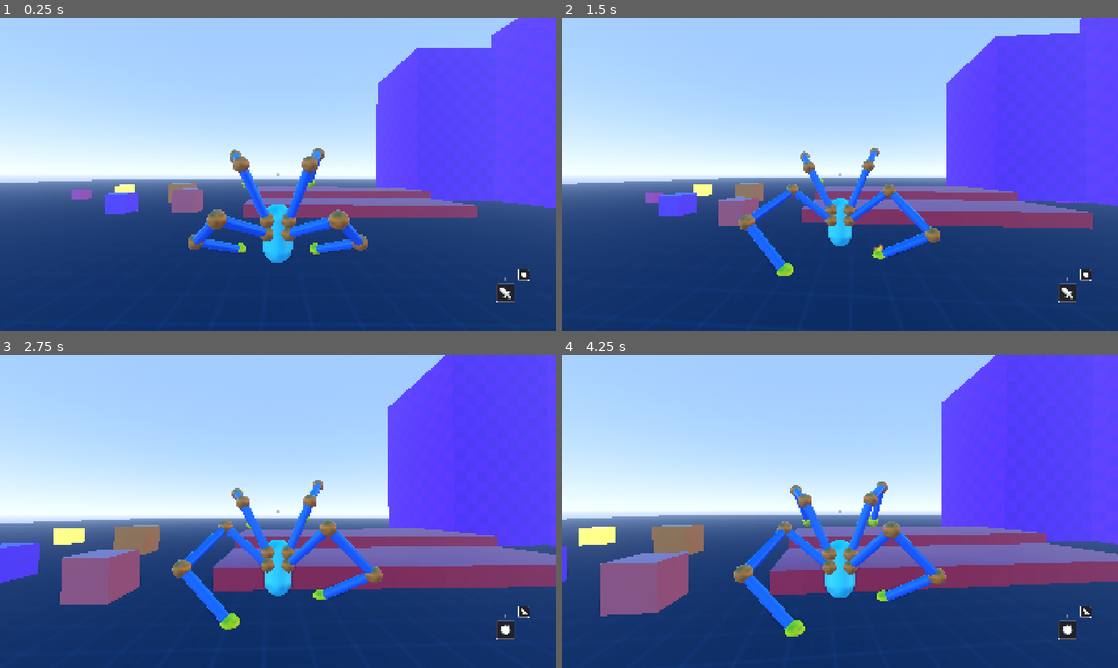
Above: before the commit, frames 1-4 (two rows, left to right).
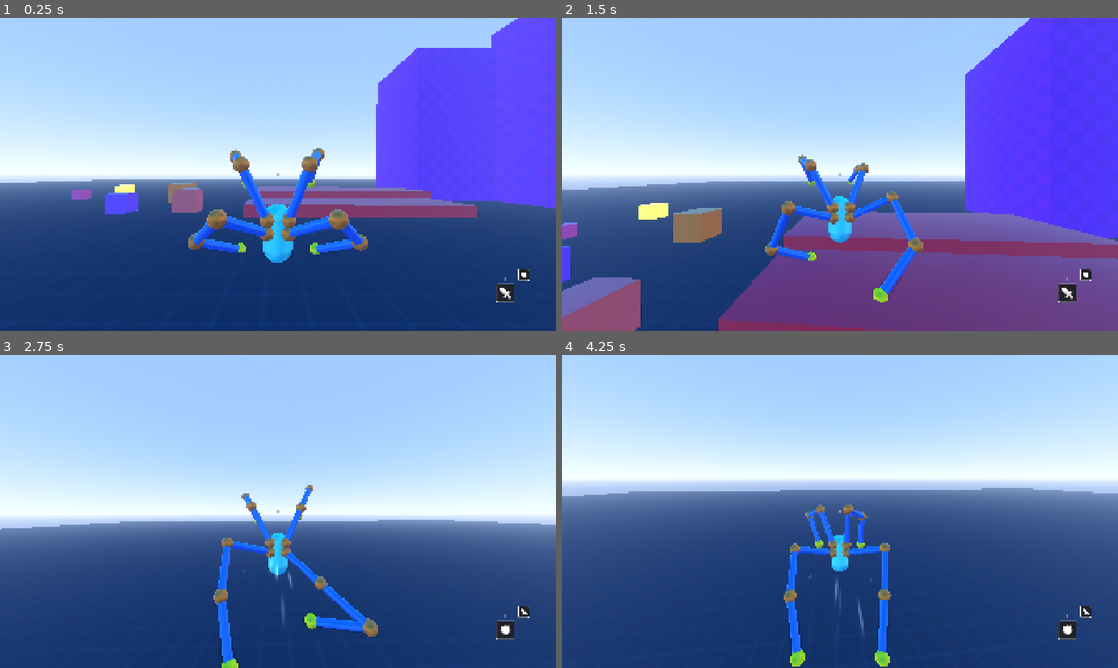
Above: after the commit, the same moments.

Repository: lliamsymonds04/doc-oc
Game: Godot game, scene res://main.tscn
Two runs of this game, one before a commit and one after it. Both use one fixed random seed, a clock stepped at 60 frames per second and the inputs below.
Inputs (mouse positions are in pixels of both pictures, inside the frame that each line leads up to):
- Up to frame 1 (0.25 s): no input
- Up to frame 2 (1.5 s): move the mouse to (867, 174) at 0.52 s; hold W (forward) from 0.53 s (still down); tap Space (jump) at 0.6, 0.77, 1.07 s; move the mouse to (812, 174) at 1.27 s; click (812, 174) at 1.35 s
- Up to frame 3 (2.75 s): keep holding W (forward); tap Space (jump) at 1.52, 1.55, 1.82, 2.3 s; move the mouse to (289, 505) at 2.02 s; hold R (mode-switch) from 2.03 s (still down)
- Up to frame 4 (4.25 s): keep holding W (forward); move the mouse to (834, 517) at 2.77 s; release R (mode-switch) at 2.78 s; right-click (834, 517) at 2.85 s; tap Space (jump) at 3.02, 3.05, 3.32, 3.77, 3.8, 4.07 s; move the mouse to (878, 514) at 3.52 s; hold Shift (sprint) from 3.53 s (still down)

The runs differ from the first frame. In frame 1, 0.1% of the frame differs, in the area x 6-76%, y 41-75%; in frame 2, 36%; in frame 3, 35%; in frame 4, 49%, in the area x 0-100%, y 0-100%.
Error before the commit: Parse Error: Preload file "res://assets/vfx/dash_particles.tscn" does not exist. (res://systems/player/config/jump_config.gd:26)

Commit message:
feat: improved vfx for dash and logic

Diff:
--- /dev/null
+++ b/assets/vfx/dash_trail.tscn
@@ -0,0 +1,139 @@
+[gd_scene format=3 uid="uid://20k0tsilfa42"]
+
+[ext_resource type="Texture2D" uid="uid://bma5gmd0nqcsc" path="res://assets/textures/trace_07_a.png" id="1_trace"]
+[ext_resource type="Texture2D" uid="uid://c2l3e7japhrgi" path="res://assets/textures/circle_05_a.png" id="3_fg5j0"]
+[ext_resource type="Script" uid="uid://biu8nxtfrxlje" path="res://assets/vfx/dash_trail_vfx.gd" id="4_dashvfx"]
+
+[sub_resource type="StandardMaterial3D" id="StandardMaterial3D_trail"]
+transparency = 1
+blend_mode = 1
+cull_mode = 2
+shading_mode = 0
+vertex_color_use_as_albedo = true
+albedo_texture = ExtResource("1_trace")
+billboard_keep_scale = true
+
+[sub_resource type="Curve" id="Curve_fg5j0"]
+_data = [Vector2(0, 0.76527834), 0.0, 0.0, 0, 0, Vector2(1, 0), 0.0, 0.0, 0, 0]
+point_count = 2
+
+[sub_resource type="CurveTexture" id="CurveTexture_kcg4j"]
+curve = SubResource("Curve_fg5j0")
+
+[sub_resource type="Gradient" id="Gradient_trail"]
+offsets = PackedFloat32Array(0, 0.35, 1)
+colors = PackedColorArray(1.8247963, 1.8247963, 1.8247963, 1, 0.8862745, 1, 1, 1, 0.9098039, 1, 1, 0)
+
+[sub_resource type="GradientTexture1D" id="GradientTexture1D_trail"]
+gradient = SubResource("Gradient_trail")
+use_hdr = true
+
+[sub_resource type="Curve" id="Curve_kcg4j"]
+_limits = [0.0, 2.0, 0.0, 1.0]
+_data = [Vector2(0, 2), 0.0, 0.0, 0, 0, Vector2(1, 0), 0.0, 0.0, 0, 0]
+point_count = 2
+
+[sub_resource type="CurveTexture" id="CurveTexture_fg5j0"]
+curve = SubResource("Curve_kcg4j")
+
+[sub_resource type="Curve" id="Curve_trail"]
+_data = [Vector2(0, 1), 0.0, 0.0, 0, 0, Vector2(0.5, 1), 0.0, 0.0, 0, 0, Vector2(1, 0), 0.0, 0.0, 0, 0]
+point_count = 3
+
+[sub_resource type="CurveTexture" id="CurveTexture_trail"]
+curve = SubResource("Curve_trail")
+
+[sub_resource type="ParticleProcessMaterial" id="ParticleProcessMaterial_trail"]
+resource_local_to_scene = true
+particle_flag_align_y = true
+emission_shape = 1
+emission_sphere_radius = 1.0
+direction = Vector3(0, 1, 0)
+spread = 0.0
+initial_velocity_min = 10.0
+initial_velocity_max = 12.0
+gravity = Vector3(0, 0, 0)
+damping_min = 5.0
+damping_max = 5.0
+scale_min = 0.9
+scale_curve = SubResource("CurveTexture_trail")
+color_ramp = SubResource("GradientTexture1D_trail")
+alpha_curve = SubResource("CurveTexture_kcg4j")
+emission_curve = SubResource("CurveTexture_fg5j0")
+
+[sub_resource type="QuadMesh" id="QuadMesh_trail"]
+size = Vector2(0.35, 2)
+
+[sub_resource type="StandardMaterial3D" id="StandardMaterial3D_2stcf"]
+transparency = 1
+blend_mode = 1
+shading_mode = 0
+vertex_color_use_as_albedo = true
+albedo_texture = ExtResource("3_fg5j0")
+billboard_mode = 1
+billboard_keep_scale = true
+
+[sub_resource type="Curve" id="Curve_2stcf"]
+_data = [Vector2(0, 1), 0.0, 0.0, 0, 0, Vector2(1, 0), 0.0, 0.0, 0, 0]
+point_count = 2
+
+[sub_resource type="CurveTexture" id="CurveTexture_2stcf"]
+curve = SubResource("Curve_2stcf")
+
+[sub_resource type="Curve" id="Curve_acn34"]
+_limits = [0.0, 2.0, 0.0, 1.0]
+_data = [Vector2(0, 2), 0.0, 0.0, 0, 0, Vector2(1, 0.7096431), 0.0, 0.0, 0, 0]
+point_count = 2
+
+[sub_resource type="CurveTexture" id="CurveTexture_f8rb0"]
+curve = SubResource("Curve_acn34")
+
+[sub_resource type="Curve" id="Curve_f8rb0"]
+_data = [Vector2(0, 1), 0.0, 0.0, 0, 0, Vector2(1e-05, 0.64702755), 0.0, 0.0, 0, 0, Vector2(0.3641784, 0.9769092), 0.0, 0.0, 0, 0, Vector2(0.99999, 0), 0.0, 0.0, 0, 0, Vector2(1, 1), 0.0, 0.0, 0, 0]
+point_count = 5
+
+[sub_resource type="CurveTexture" id="CurveTexture_vaqsx"]
+curve = SubResource("Curve_f8rb0")
+
+[sub_resource type="ParticleProcessMaterial" id="ParticleProcessMaterial_fg5j0"]
+particle_flag_align_y = true
+direction = Vector3(0, 1, 0)
+spread = 180.0
+initial_velocity_min = 5.0
+initial_velocity_max = 6.0
+gravity = Vector3(0, 0, 0)
+scale_min = 0.39999998
+scale_max = 0.5
+scale_curve = SubResource("CurveTexture_vaqsx")
+alpha_curve = SubResource("CurveTexture_2stcf")
+emission_curve = SubResource("CurveTexture_f8rb0")
+
+[sub_resource type="QuadMesh" id="QuadMesh_2stcf"]
+
+[node name="DashTrail" type="Node3D" unique_id=1226604566]
+script = ExtResource("4_dashvfx")
+
+[node name="Lines" type="GPUParticles3D" parent="." unique_id=155278300]
+transform = Transform3D(1, 0, 0, 0, 1, 0, 0, 0, 1, 0, 1.0543873, 0)
+material_override = SubResource("StandardMaterial3D_trail")
+emitting = false
+amount = 4
+lifetime = 0.6
+one_shot = true
+explosiveness = 0.63
+randomness = 0.15
+fixed_fps = 0
+local_coords = true
+process_material = SubResource("ParticleProcessMaterial_trail")
+draw_pass_1 = SubResource("QuadMesh_trail")
+
+[node name="Dots" type="GPUParticles3D" parent="." unique_id=1694042636]
+transform = Transform3D(1, 0, 0, 0, 1, 0, 0, 0, 1, 0, 1.0159974, 0)
+material_override = SubResource("StandardMaterial3D_2stcf")
+emitting = false
+lifetime = 0.3
+one_shot = true
+explosiveness = 1.0
+fixed_fps = 0
+process_material = SubResource("ParticleProcessMaterial_fg5j0")
+draw_pass_1 = SubResource("QuadMesh_2stcf")
--- /dev/null
+++ b/assets/vfx/dash_trail_vfx.gd
@@ -0,0 +1,16 @@
+class_name DashTrailVFX
+extends OneShotVFX
+
+@onready var _lines: GPUParticles3D = $Lines
+
+
+## direction: world-space unit vector the dash travels along
+func play(direction: Vector3) -> void:
+	var material := _lines.process_material as ParticleProcessMaterial
+	if material:
+		# the emitters live in local space, so convert before writing
+		var world_dir := direction.normalized()
+		assert(not world_dir.is_zero_approx(), "DashTrailVFX.play needs a non-zero direction")
+		material.direction = _lines.global_basis.inverse() * world_dir
+
+	restart_emitters()
--- a/assets/vfx/impact_vfx.gd
+++ b/assets/vfx/impact_vfx.gd
@@ -1,7 +1,5 @@
 class_name ImpactVFX
-extends Node3D
-
-var _particles: Array[GPUParticles3D] = []
+extends OneShotVFX
 
 
 func play(global_pos: Vector3, normal := Vector3.UP) -> void:
@@ -23,14 +21,4 @@
 	else:
 		global_basis = Basis.IDENTITY
 
-	reset_physics_interpolation()
-
-	for p in _particles:
-		p.restart()
-
-
-func _ready() -> void:
-	for child in find_children("*", "GPUParticles3D", true, false):
-		var p := child as GPUParticles3D
-		p.emitting = false
-		_particles.append(p)
+	restart_emitters()
--- /dev/null
+++ b/assets/vfx/oneshot_vfx.gd
@@ -0,0 +1,21 @@
+class_name OneShotVFX
+extends Node3D
+
+## Particle emitters owned by this effect's scene, cached on ready.
+## Scene scripts call restart_emitters(); the caller never touches the children.
+var _emitters: Array[GPUParticles3D] = []
+
+
+func _ready() -> void:
+	# one-shot emitters must start idle, in case the scene was saved mid-burst
+	for child in find_children("*", "GPUParticles3D", true, false):
+		var emitter := child as GPUParticles3D
+		emitter.emitting = false
+		_emitters.append(emitter)
+
+
+func restart_emitters() -> void:
+	reset_physics_interpolation()
+
+	for emitter in _emitters:
+		emitter.restart()
--- a/assets/vfx/trail.tscn
+++ b/assets/vfx/trail.tscn
@@ -4,6 +4,7 @@
 [ext_resource type="Script" uid="uid://k1o6eyujcqam" path="res://systems/util/trail.gd" id="2_trail"]
 
 [sub_resource type="ShaderMaterial" id="ShaderMaterial_trail"]
+resource_local_to_scene = true
 render_priority = 0
 shader = ExtResource("1_trail")
 shader_parameter/MAX_POINTS = 30
--- a/systems/player/config/jump_config.gd
+++ b/systems/player/config/jump_config.gd
@@ -23,4 +23,4 @@
 @export var wall_jump_sideways_velocity: float = 15.0
 
 @export_group("Vfx")
-@export var dash_vfx: PackedScene = preload("res://assets/vfx/dash_particles.tscn")
+@export var dash_vfx: PackedScene = preload("res://assets/vfx/dash_trail.tscn")
--- a/systems/player/player_jump_controller.gd
+++ b/systems/player/player_jump_controller.gd
@@ -16,7 +16,7 @@
 ## charge state; GroundedState reads is_holding_jump for the crouch offset
 var is_holding_jump := false
 var hold_time := 0.0
-var _dash_vfx: ImpactVFX
+var _dash_vfx: DashTrailVFX
 
 
 func _init(p: PlayerController, jump_config: JumpConfig) -> void:
@@ -24,7 +24,7 @@
 	config = jump_config
 
 	if jump_config.dash_vfx:
-		_dash_vfx = jump_config.dash_vfx.instantiate()
+		_dash_vfx = jump_config.dash_vfx.instantiate() as DashTrailVFX
 		player.add_child(_dash_vfx)
 
 
@@ -48,11 +48,15 @@
 func create_launch(direction: Vector3) -> LaunchData:
 	var data := LaunchData.new()
 
+	# with no stick input, commit forward so a tap is always a dash, never a pop
+	var dir := direction
+	if dir.length_squared() < 0.01:
+		dir = player.camera_controller.get_input_direction(Vector2(0, -1))
+
 	if hold_time < config.dash_jump_ceiling:
 		data.charge = 0.0
 		if _dash_vfx:
-			var spawn_pos := player.global_position + direction * 5.0
-			_dash_vfx.play(spawn_pos, -direction)
+			_dash_vfx.play(-dir)
 	else:
 		data.charge = clampf(hold_time / config.max_jump_hold_time, 0.0, 1.0)
 
@@ -60,11 +64,6 @@
 	var horizontal := lerpf(
 		config.dash_horizontal_velocity, config.hop_horizontal_velocity, data.charge
 	)
-
-	# with no stick input, commit forward so a tap is always a dash, never a pop
-	var dir := direction
-	if dir.length_squared() < 0.01:
-		dir = player.camera_controller.get_input_direction(Vector2(0, -1))
 
 	var velocity := Vector3(0.0, vertical, 0.0)
 
Binary file added: assets/textures/circle_05_a.png
Not shown, added: assets/textures/circle_05_a.png.import
Binary file added: assets/textures/trace_07_a.png
Not shown, added: assets/textures/trace_07_a.png.import
Not shown, added: assets/vfx/dash_trail_vfx.gd.uid
Not shown, added: assets/vfx/oneshot_vfx.gd.uid
Not shown: 1 places in main.tscn that only renumber resources
